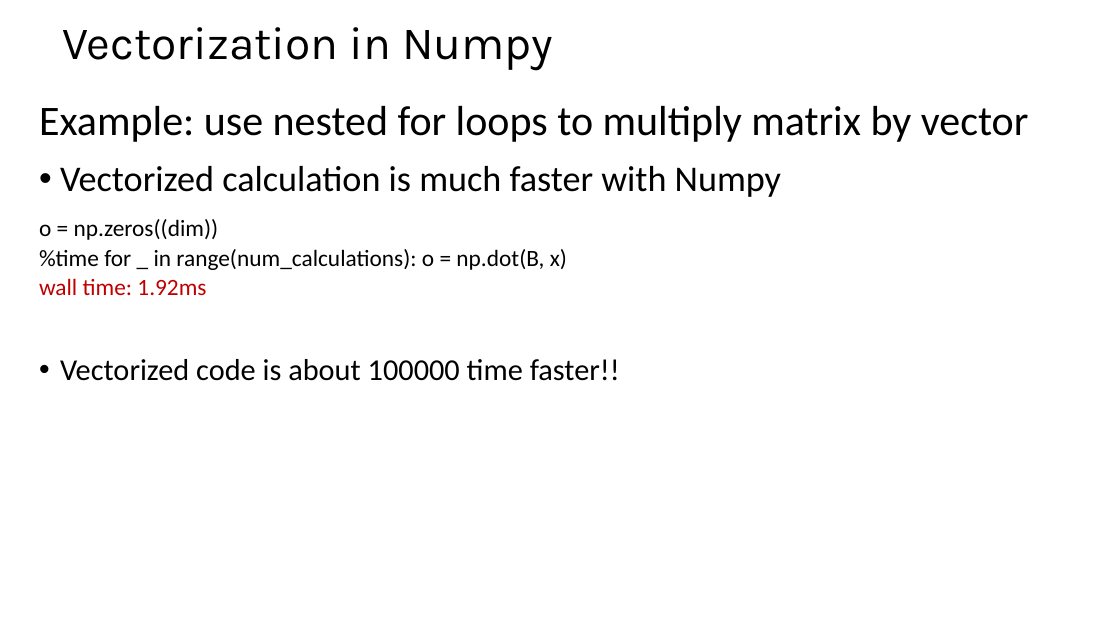
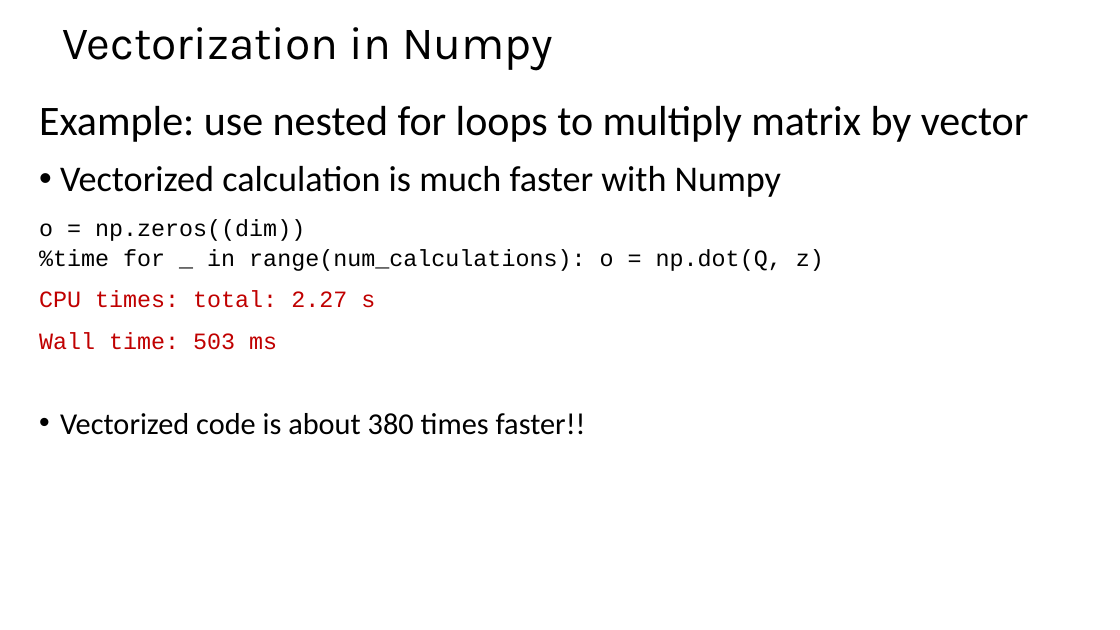
Before and after one commit to StephenElston/CSCI-E-83, a slide deck: slide 35 of SupplementaryMaterials/ReviewOfLinearAlgebra.pptx. Drawn at 1120x630 pixels with LibreOffice and Linux fonts; fonts in the diff are those of the drawing. Boxes give left, top, right and bottom in pixels: in the first picture for what was removed or moved away, otherwise in the second. Text is boxed around its words. In the diff, an @@ line names an element or a change of style, - is before the commit and + after.

Commit message:
Updated vectorization example slides

```diff
--- a/SupplementaryMaterials/ReviewOfLinearAlgebra.pptx
+++ b/SupplementaryMaterials/ReviewOfLinearAlgebra.pptx
@@ text at (x1=39, y1=219, x2=305, y2=241): font Calibri to Courier New in "o = np.zeros((dim))" @@
@@ text at (x1=39, y1=249, x2=824, y2=435): text changed; font Calibri to Courier New @@
-%time for _ in range(num_calculations): o = np.dot(B, x)
-wall time: 1.92ms
-• Vectorized code is about 100000 time faster!!
+%time for _ in range(num_calculations): o = np.dot(Q, z)
+CPU times: total: 2.27 s
+Wall time: 503 ms
+• Vectorized code is about 380 times faster!!
```
Also in this commit, not shown: 1 other slide changed.
